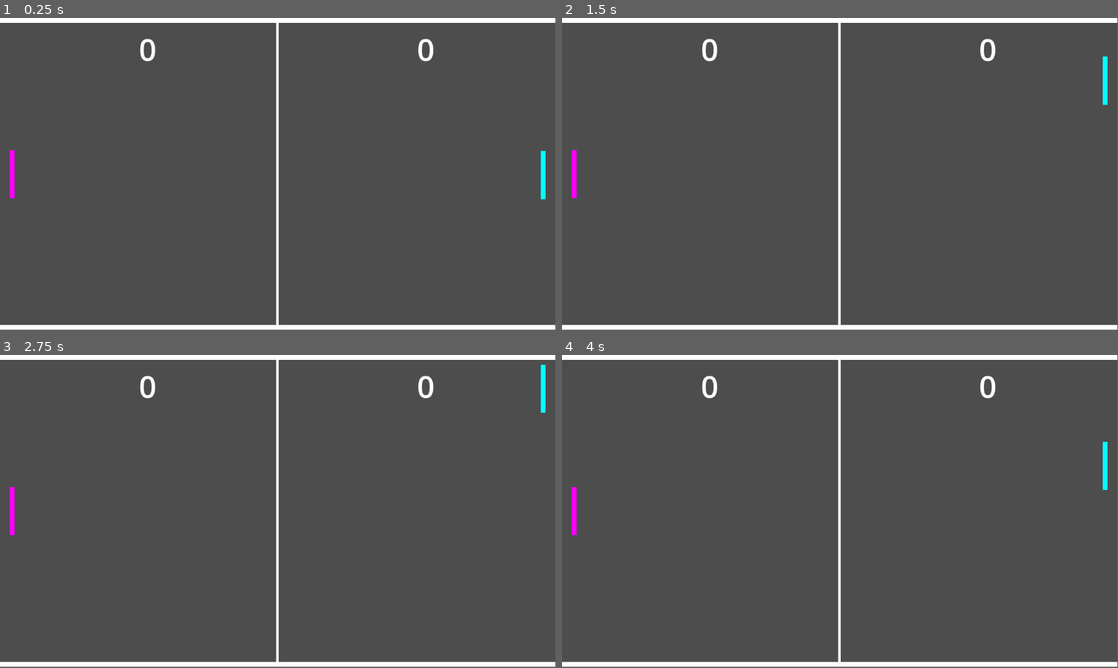
Above: before the commit, frames 1-4 (two rows, left to right).
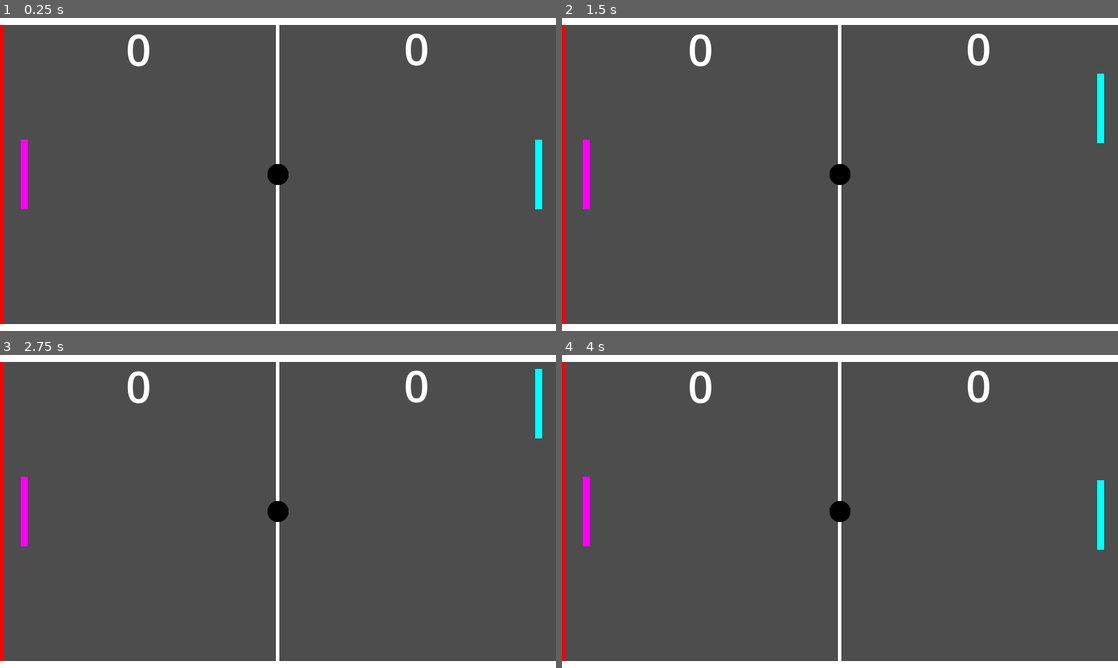
Above: after the commit, the same moments.

Repository: ittokunvim/example-godot
Game: Godot game, scene res://pong.tscn
Same seed, same stepped clock (60 frames per second), same inputs: the game is played once before the commit and once after it.
Inputs:
- Up to frame 1 (0.25 s): no input
- Up to frame 2 (1.5 s): tap Enter at 0.5 s; hold Up (player_up) 0.53-1.28 s; tap Space at 1.25 s; hold Down (player_down) from 1.28 s (still down)
- Up to frame 3 (2.75 s): release Down (player_down) at 2.03 s; hold Up (player_up) from 2.03 s (still down)
- Up to frame 4 (4 s): tap Enter at 3.5 s; release Up (player_up) at 3.53 s; hold Down (player_down) from 3.53 s (still down)
The window is 799x449 before the commit and 800x450 after it. Grey fills any space a smaller window leaves; there, only what the larger window draws over its background counts as a difference.

The runs differ from the first frame. In frame 1, 3.8% of the frame differs, in the area x 0-100%, y 1-100%; in frame 2, 3.8%; in frame 3, 3.8%; in frame 4, 3.9%.

Commit message:
fix pong.tscn
Issue: #1

Diff:
--- a/pong/pong.tscn
+++ b/pong/pong.tscn
@@ -1,50 +1,103 @@
 [gd_scene format=3 uid="uid://cbrve2j7ssaiq"]
 
 [ext_resource type="Script" uid="uid://bmwovm0td5cc5" path="res://player.gd" id="1_8w31r"]
+[ext_resource type="Script" uid="uid://nap0ewk3p621" path="res://ball.gd" id="2_4opyw"]
+
+[sub_resource type="GDScript" id="GDScript_4opyw"]
+script/source = "extends Node
+
+
+var wall_size # 壁のサイズ
+
+
+# Called when the node enters the scene tree for the first time.
+func _ready() -> void:
+	wall_size = $Wall1/ColorRect.size
+
+
+# Called every frame. 'delta' is the elapsed time since the previous frame.
+func _process(_delta: float) -> void:
+	pass
+
+
+func _on_player_body_entered(body: Node2D) -> void:
+	print(\"entered\")
+"
 
 [sub_resource type="RectangleShape2D" id="RectangleShape2D_y4u2a"]
-size = Vector2(1152, 10)
+size = Vector2(800, 10)
 
 [sub_resource type="RectangleShape2D" id="RectangleShape2D_8w31r"]
 size = Vector2(10, 100)
 
+[sub_resource type="CircleShape2D" id="CircleShape2D_8w31r"]
+radius = 15.0
+
+[sub_resource type="Gradient" id="Gradient_8w31r"]
+offsets = PackedFloat32Array(0.7, 0.7)
+colors = PackedColorArray(0, 0, 0, 1, 0, 0, 0, 0)
+
+[sub_resource type="GradientTexture2D" id="GradientTexture2D_4opyw"]
+gradient = SubResource("Gradient_8w31r")
+width = 32
+height = 32
+fill = 1
+fill_from = Vector2(0.5, 0.5)
+
 [node name="Pong" type="Node" unique_id=1319540647]
+script = SubResource("GDScript_4opyw")
 
 [node name="CenterLine" type="Line2D" parent="." unique_id=2077497896]
-points = PackedVector2Array(576, 0, 576, 640)
+points = PackedVector2Array(400, 0, 400, 450)
 width = 5.0
 
-[node name="Wall1" type="StaticBody2D" parent="." unique_id=719159290]
+[node name="DeadLine1" type="ColorRect" parent="." unique_id=1255762095]
+z_index = -1
+offset_right = 5.0
+offset_bottom = 450.0
+color = Color(1, 0, 0, 1)
+
+[node name="Deadline2" type="ColorRect" parent="." unique_id=1851480973]
+z_index = -1
+offset_left = 800.0
+offset_right = 805.0
+offset_bottom = 450.0
+color = Color(1, 0, 0, 1)
+
+[node name="Wall1" type="Area2D" parent="." unique_id=440009453]
+unique_name_in_owner = true
+z_index = 1
 
 [node name="CollisionShape2D" type="CollisionShape2D" parent="Wall1" unique_id=2125521336]
-position = Vector2(576, 5)
+position = Vector2(400, 5)
 shape = SubResource("RectangleShape2D_y4u2a")
 
 [node name="ColorRect" type="ColorRect" parent="Wall1" unique_id=1779790030]
 anchors_preset = 5
 anchor_left = 0.5
 anchor_right = 0.5
-offset_right = 1152.0
+offset_right = 800.0
 offset_bottom = 10.0
 grow_horizontal = 2
 
-[node name="Wall2" type="StaticBody2D" parent="." unique_id=1421403034]
+[node name="Wall2" type="Area2D" parent="." unique_id=298025424]
+z_index = 1
+position = Vector2(0, 450)
 
 [node name="CollisionShape2D" type="CollisionShape2D" parent="Wall2" unique_id=1035571021]
-position = Vector2(576, 642)
+position = Vector2(400, -5)
 shape = SubResource("RectangleShape2D_y4u2a")
 
 [node name="ColorRect" type="ColorRect" parent="Wall2" unique_id=1634503861]
 anchors_preset = 5
 anchor_left = 0.5
 anchor_right = 0.5
-offset_top = 637.0
-offset_right = 1152.0
-offset_bottom = 647.0
+offset_top = -10.0
+offset_right = 800.0
 grow_horizontal = 2
 
 [node name="Player" type="Area2D" parent="." unique_id=1135307980]
-position = Vector2(1122, 276)
+position = Vector2(770, 175)
 script = ExtResource("1_8w31r")
 
 [node name="CollisionShape2D" type="CollisionShape2D" parent="Player" unique_id=982517142]
@@ -55,16 +108,29 @@
 custom_minimum_size = Vector2(10, 100)
 color = Color(0, 1, 1, 1)
 
-[node name="Other" type="Area2D" parent="." unique_id=2137774834]
-position = Vector2(20, 274)
+[node name="Enemy" type="Area2D" parent="." unique_id=2137774834]
+position = Vector2(30, 175)
 
-[node name="CollisionShape2D" type="CollisionShape2D" parent="Other" unique_id=181522251]
+[node name="CollisionShape2D" type="CollisionShape2D" parent="Enemy" unique_id=181522251]
 position = Vector2(6, 48)
 shape = SubResource("RectangleShape2D_8w31r")
 
-[node name="ColorRect" type="ColorRect" parent="Other" unique_id=2014828058]
+[node name="ColorRect" type="ColorRect" parent="Enemy" unique_id=2014828058]
 custom_minimum_size = Vector2(10, 100)
+offset_right = 10.0
+offset_bottom = 100.0
 color = Color(1, 0, 1, 1)
+
+[node name="Ball" type="Area2D" parent="." unique_id=347078883]
+z_index = 1
+position = Vector2(400, 225)
+script = ExtResource("2_4opyw")
+
+[node name="CollisionShape2D" type="CollisionShape2D" parent="Ball" unique_id=1290111874]
+shape = SubResource("CircleShape2D_8w31r")
+
+[node name="Sprite2D" type="Sprite2D" parent="Ball" unique_id=881604433]
+texture = SubResource("GradientTexture2D_4opyw")
 
 [node name="UI" type="Control" parent="." unique_id=838356933]
 layout_mode = 3
@@ -77,10 +143,10 @@
 
 [node name="ScoreLabel1" type="Label" parent="UI" unique_id=1797966227]
 layout_mode = 0
-offset_left = 864.0
-offset_top = 20.0
-offset_right = 904.0
-offset_bottom = 199.0
+offset_left = 400.0
+offset_top = -1.0
+offset_right = 800.0
+offset_bottom = 178.0
 theme_override_font_sizes/font_size = 64
 text = "0
 "
@@ -88,11 +154,11 @@
 
 [node name="ScoreLabel2" type="Label" parent="UI" unique_id=269891092]
 layout_mode = 0
-offset_left = 288.0
-offset_top = 20.0
-offset_right = 325.0
-offset_bottom = 199.0
+offset_right = 400.0
+offset_bottom = 180.0
 theme_override_font_sizes/font_size = 64
 text = "0
 "
 horizontal_alignment = 1
+
+[connection signal="body_entered" from="Ball" to="Ball" method="_on_body_entered"]
--- a/pong/project.godot
+++ b/pong/project.godot
@@ -14,6 +14,11 @@
 run/main_scene="uid://cbrve2j7ssaiq"
 config/features=PackedStringArray("4.6", "Forward Plus")
 config/icon="res://icon.svg"
+
+[display]
+
+window/size/viewport_width=800
+window/size/viewport_height=450
 
 [input]
 
